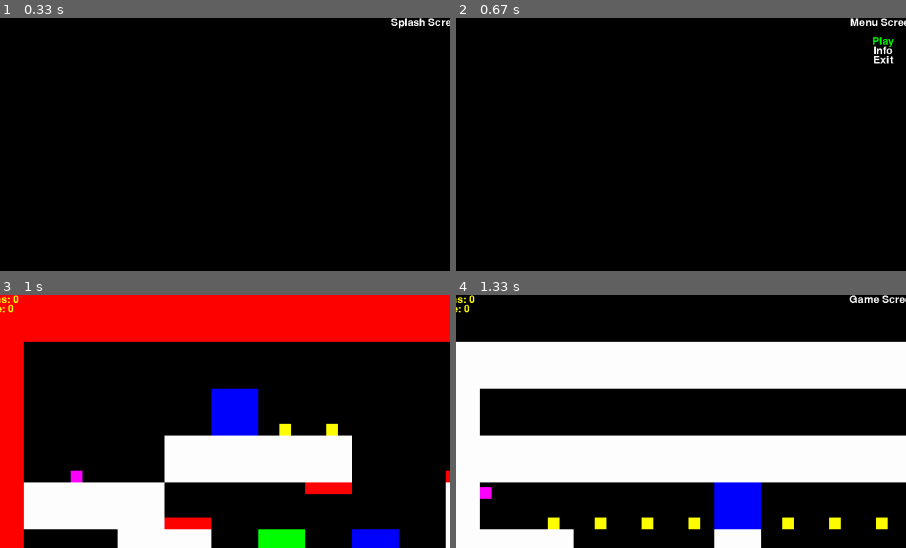
Above: before the commit, frames 1-4 (two rows, left to right).
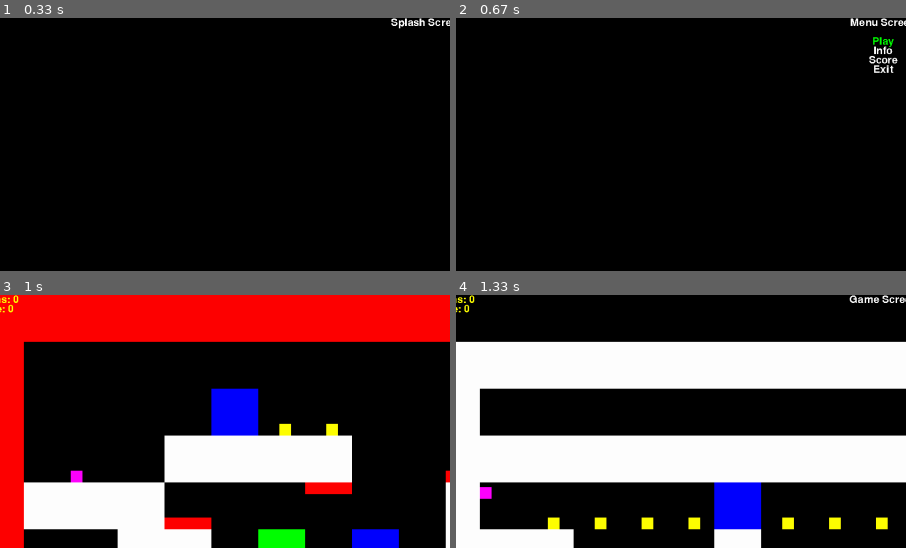
Above: after the commit, the same moments.

Repository: Noventicx/PyGame-Jump-n-Run
Game: pygame game, started from main.py
Two runs of this game, one before a commit and one after it. Both use one fixed random seed, a clock stepped at 60 frames per second and the inputs below.
Inputs:
- Up to frame 1 (0.33 s): no input
- Up to frame 2 (0.67 s): tap Space at 0.33 s
- Up to frame 3 (1 s): tap Enter at 0.67 s
- Up to frame 4 (1.33 s): hold Up from 1 s (still down); tap Space at 1.07 s
The pictures show only the part of the screen within x 3-53%, y 0-50%; the shares and areas given below are measured in that part.

Frame 1 is identical in both runs. In frame 2, 0.2% of the frame differs, in the area x 91-99%, y 15-22%; in frame 3, nothing differs; in frame 4, nothing differs.

Commit message:
Hishscorescreen im Menü

Diff:
--- a/states.py
+++ b/states.py
@@ -75,8 +75,11 @@
         info_text = font.render("Info", False, WHITE)
         info_rect = info_text.get_rect(center=(SCREEN_WIDTH / 2, 70))
         screen.blit(info_text, info_rect)
+        score_text = font.render("Score", False, WHITE)
+        score_rect = score_text.get_rect(center=(SCREEN_WIDTH / 2, 90))
+        screen.blit(score_text, score_rect)
         exit_text = font.render("Exit", False, WHITE)
-        exit_rect = exit_text.get_rect(center=(SCREEN_WIDTH / 2, 90))
+        exit_rect = exit_text.get_rect(center=(SCREEN_WIDTH / 2, 110))
         screen.blit(exit_text, exit_rect)
         if selected == 0:
             play_text = font.render("Play", False, GREEN)
@@ -85,6 +88,9 @@
             info_text = font.render("Info", False, GREEN)
             screen.blit(info_text, info_rect)
         if selected == 2:
+            score_text = font.render("Score", False, GREEN)
+            screen.blit(score_text, score_rect)
+        if selected == 3:
             exit_text = font.render("Exit", False, GREEN)
             screen.blit(exit_text, exit_rect)
 
@@ -98,6 +104,8 @@
             if selected == 1 and e.type == KEYDOWN and e.key == K_RETURN:
                 self.manager.go_to(InfoState())
             if selected == 2 and e.type == KEYDOWN and e.key == K_RETURN:
+                self.manager.go_to(ScoreState())
+            if selected == 3 and e.type == KEYDOWN and e.key == K_RETURN:
                 pygame.display.quit()
                 pygame.quit()
                 exit()
@@ -106,13 +114,17 @@
             elif selected == 1 and e.type == KEYUP and e.key == K_DOWN:
                 selected = 2
             elif selected == 2 and e.type == KEYUP and e.key == K_DOWN:
+                selected = 3
+            elif selected == 3 and e.type == KEYUP and e.key == K_DOWN:
                 selected = 0
             elif selected == 0 and e.type == KEYUP and e.key == K_UP:
-                selected = 2
+                selected = 3
             elif selected == 1 and e.type == KEYUP and e.key == K_UP:
                 selected = 0
             elif selected == 2 and e.type == KEYUP and e.key == K_UP:
                 selected = 1
+            elif selected == 3 and e.type == KEYUP and e.key == K_UP:
+                selected = 2
 
     def clear(self, screen):
         screen.fill(BLACK)
@@ -132,6 +144,28 @@
         text = font.render("Info für die Steuerung hier vlt anzeigen", False, WHITE)
         text_rect = title.get_rect(center=(SCREEN_WIDTH / 2, 50))
         screen.blit(text, text_rect)
+
+    def events(self, events):
+        for e in events:
+            if e.type == KEYDOWN and e.key == K_SPACE:
+                self.manager.go_to(MenuState())
+
+    def clear(self, screen):
+        screen.fill(BLACK)
+
+
+class ScoreState(State):
+
+    def __init__(self):
+        super(ScoreState, self).__init__()
+
+    def draw(self, screen):
+        self.clear(screen)
+        font = pygame.font.SysFont(None, 32)
+        title = font.render("Highscores", False, WHITE)
+        title_rect = title.get_rect(center=(SCREEN_WIDTH / 2, 10))
+        screen.blit(title, title_rect)
+        sqlite.get_scores(font, screen)
 
     def events(self, events):
         for e in events:
@@ -215,7 +249,8 @@
         title_rect = title.get_rect(center=(SCREEN_WIDTH / 2, 10))
         screen.blit(title, title_rect)
 
-        coin_text = font.render("Dein Score " + str(constants.current_coins * 100 - constants.current_deaths * 10), False, WHITE)
+        coin_text = font.render("Dein Score " + str(constants.current_coins * 100 - constants.current_deaths * 10),
+                                False, WHITE)
         coin_text_rect = title.get_rect(center=(SCREEN_WIDTH / 2, constants.SCREEN_HEIGHT / 2))
         screen.blit(coin_text, coin_text_rect)
 
@@ -224,7 +259,6 @@
         screen.blit(coin_most_text, coin_most_text_rect)
 
         sqlite.get_scores(font, screen)
-
 
     def events(self, events):
         for e in events:
Binary file changed: Highscore.db
